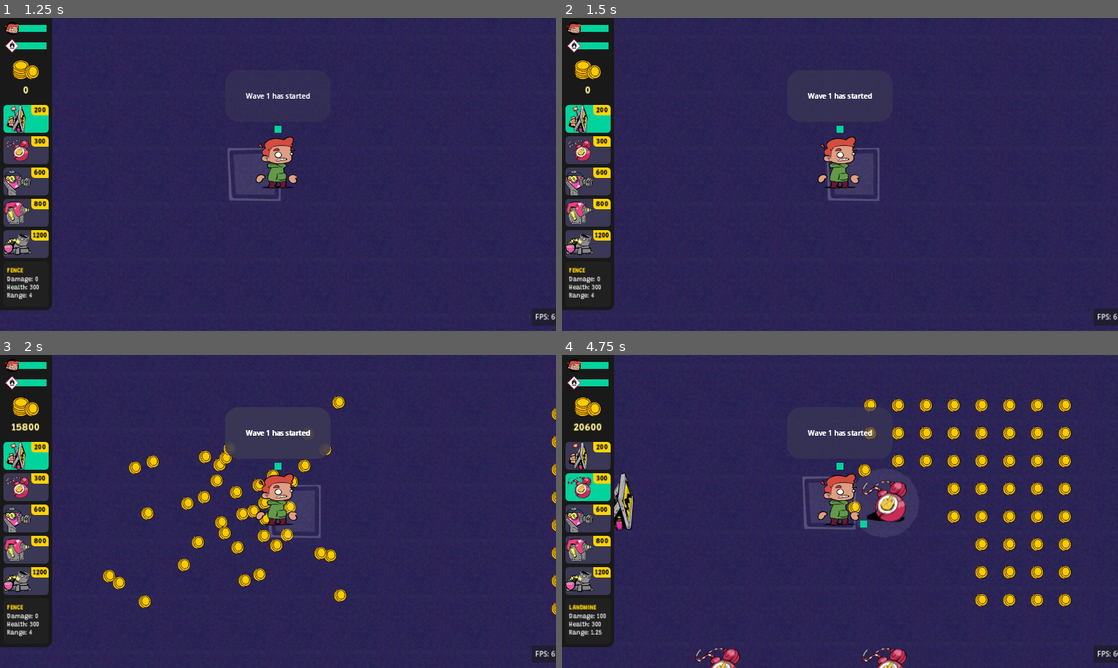
Above: before the commit, frames 1-4 (two rows, left to right).
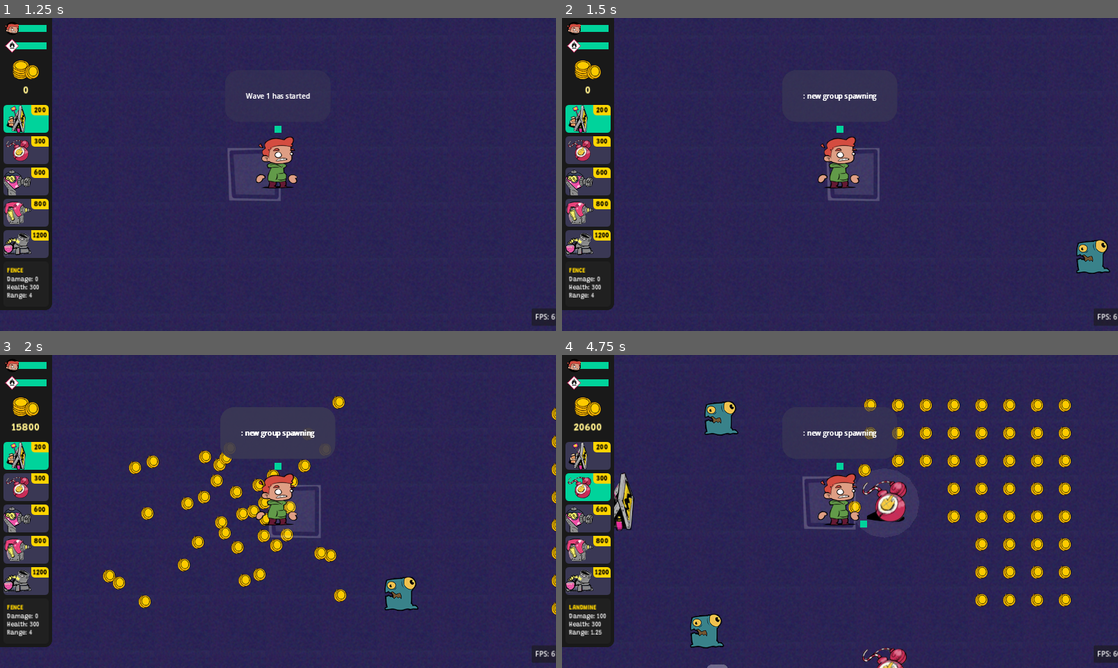
Above: after the commit, the same moments.

Repository: Slushie-Defense/Slushie
Game: Godot game, scene res://Levels/SplashScreen/SplashScreen.tscn
Two runs of this game, one before a commit and one after it. Both use one fixed random seed, a clock stepped at 60 frames per second and the inputs below. Sound files missing from this copy of the repository are replaced by a short silence.
Inputs:
- Up to frame 1 (1.25 s): click "Start" at 0.5 s
- Up to frame 2 (1.5 s): tap Enter (StartButton) at 1.25 s; hold Right (RightButton) from 1.28 s (still down); hold Space (ActionButton) from 1.28 s (still down)
- Up to frame 3 (2 s): keep holding Right (RightButton); keep holding Space (ActionButton)
- Up to frame 4 (4.75 s): release Right (RightButton) at 2.03 s; release Space (ActionButton) at 2.03 s; hold Down (DownButton) 2.03-2.78 s; tap Space (ActionButton) at 2.1, 3.05, 3.8, 4.55 s; hold Right (RightButton) 2.78-3.53 s; hold Tab (SelectItemButton) 2.78-3.53 s; hold Up (UpButton) 3.53-4.28 s; tap Enter (StartButton) at 3.6 s; hold Left (LeftButton) from 4.28 s (still down); hold = (ZoomIn) from 4.28 s (still down)

Frame 1 is identical in both runs. In frame 2, 0.7% of the frame differs, in the area x 43-99%, y 23-82%; in frame 3, 0.7%; in frame 4, 1.6%, in the area x 23-61%, y 14-100%.
Error before the commit: Parse Error: Could not resolve external class member "portals". (res://Entities/Managers/WaveManager/WaveManager.gd:39)

Commit message:
strin version

Diff:
--- a/Entities/Managers/WaveManager/EnemySpawnInfo.gd
+++ b/Entities/Managers/WaveManager/EnemySpawnInfo.gd
@@ -3,7 +3,7 @@
 
 @export var enemies: Array[PackedScene]
 @export var type: String
-@export var portals: Array[Node2D]
+@export var portals: PackedStringArray
 @export var number_to_spawn_at_once = 1
 @export var total_time: float
 @export var number_to_spawn: int
--- a/Entities/Managers/WaveManager/Portal.gd
+++ b/Entities/Managers/WaveManager/Portal.gd
@@ -10,5 +10,3 @@
 #     ◦ Minor nitpick, I would've expected us to not bother calling the check until after the fact, versus checking it within function. A bit of messy variable scope management/coupling.
 class_name Portal
 extends Node2D
-
-@export var portal_name: String
--- a/Entities/Managers/WaveManager/WaveManager.gd
+++ b/Entities/Managers/WaveManager/WaveManager.gd
@@ -36,16 +36,25 @@
 
 
 	var enemy_position = Vector2.ZERO
-	if (enemy_info.portals.size() == 0):
+
+	# Find portals through strings
+	var portal_list : Array = []
+	for portal_name in enemy_info.portals:
+		for child in get_tree().current_scene.get_children():
+			if child.name == portal_name:
+				portal_list.push_back(child)
+
+
+	if (portal_list.size() == 0):
 		print("no portals to spawn at")
 		return
 	# if the portals array size is 1, spawn at that position
-	if (enemy_info.portals.size() == 1):
-		enemy_position = enemy_info.portals[0].position
+	if (portal_list.size() == 1):
+		enemy_position = portal_list[0].position
 	else:
 	# if the portals array size is greater than 1, spawn at a random position on the portals from the array
 		var random_index = randi() % enemy_info.portals.size()
-		enemy_position = enemy_info.portals[random_index].position
+		enemy_position = portal_list[random_index].position
 
 	# add variance to the position
 	enemy_position.x += randi() % 100 - 50
--- a/Levels/Level1.tscn
+++ b/Levels/Level1.tscn
@@ -19,8 +19,7 @@
 script = ExtResource("8_qjyoi")
 enemies = Array[PackedScene]([ExtResource("4_e3ocv")])
 type = ""
-portals = Array[Node2D]([Object(Node2D,"_import_path":NodePath(""),"unique_name_in_owner":false,"process_mode":0,"process_priority":0,"process_physics_priority":0,"process_thread_group":0,"editor_description":"","visible":true,"modulate":Color(1, 1, 1, 1),"self_modulate":Color(1, 1, 1, 1),"show_behind_parent":false,"top_level":false,"clip_children":0,"light_mask":1,"visibility_layer":1,"z_index":0,"z_as_relative":true,"y_sort_enabled":false,"texture_filter":0,"texture_repeat":0,"material":null,"use_parent_material":false,"position":Vector2(2048, 384),"rotation":0.0,"scale":Vector2(1, 1),"skew":0.0,"script":ExtResource("2_mqamu"),"portal_name":"Top Lane")
-])
+portals = PackedStringArray("TopLanePortal", "BotLanePortal")
 number_to_spawn_at_once = 1
 total_time = 3.0
 number_to_spawn = 1
@@ -29,8 +28,7 @@
 script = ExtResource("8_qjyoi")
 enemies = Array[PackedScene]([ExtResource("4_e3ocv")])
 type = ""
-portals = Array[Node2D]([Object(Node2D,"_import_path":NodePath(""),"unique_name_in_owner":false,"process_mode":0,"process_priority":0,"process_physics_priority":0,"process_thread_group":0,"editor_description":"","visible":true,"modulate":Color(1, 1, 1, 1),"self_modulate":Color(1, 1, 1, 1),"show_behind_parent":false,"top_level":false,"clip_children":0,"light_mask":1,"visibility_layer":1,"z_index":0,"z_as_relative":true,"y_sort_enabled":false,"texture_filter":0,"texture_repeat":0,"material":null,"use_parent_material":false,"position":Vector2(2048, 768),"rotation":0.0,"scale":Vector2(1, 1),"skew":0.0,"script":ExtResource("2_mqamu"),"portal_name":"Bot Lane")
-])
+portals = PackedStringArray("TopLanePortal")
 number_to_spawn_at_once = 1
 total_time = 3.0
 number_to_spawn = 6
@@ -55,12 +53,10 @@
 [node name="TopLanePortal" parent="." instance=ExtResource("1_76lsd")]
 position = Vector2(2048, 384)
 script = ExtResource("2_mqamu")
-portal_name = "Top Lane"
 
 [node name="BotLanePortal" parent="." instance=ExtResource("1_76lsd")]
 position = Vector2(2048, 768)
 script = ExtResource("2_mqamu")
-portal_name = "Bot Lane"
 
 [node name="GroundTexture" parent="." instance=ExtResource("1_xivym")]
 offset_right = 0.0
